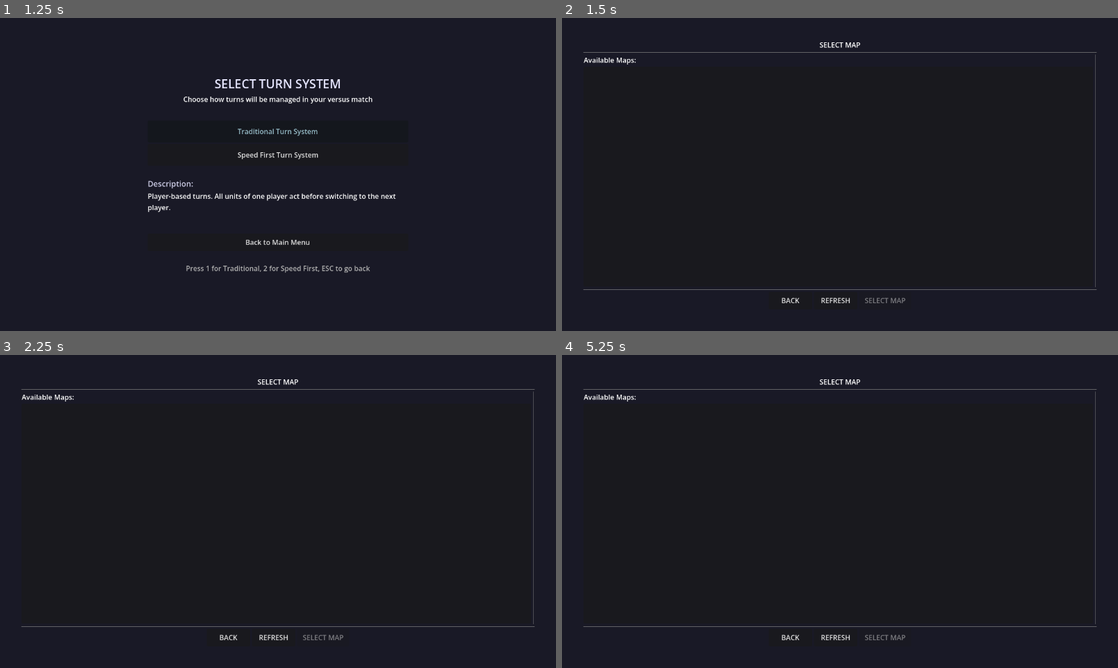
Above: before the commit, frames 1-4 (two rows, left to right).
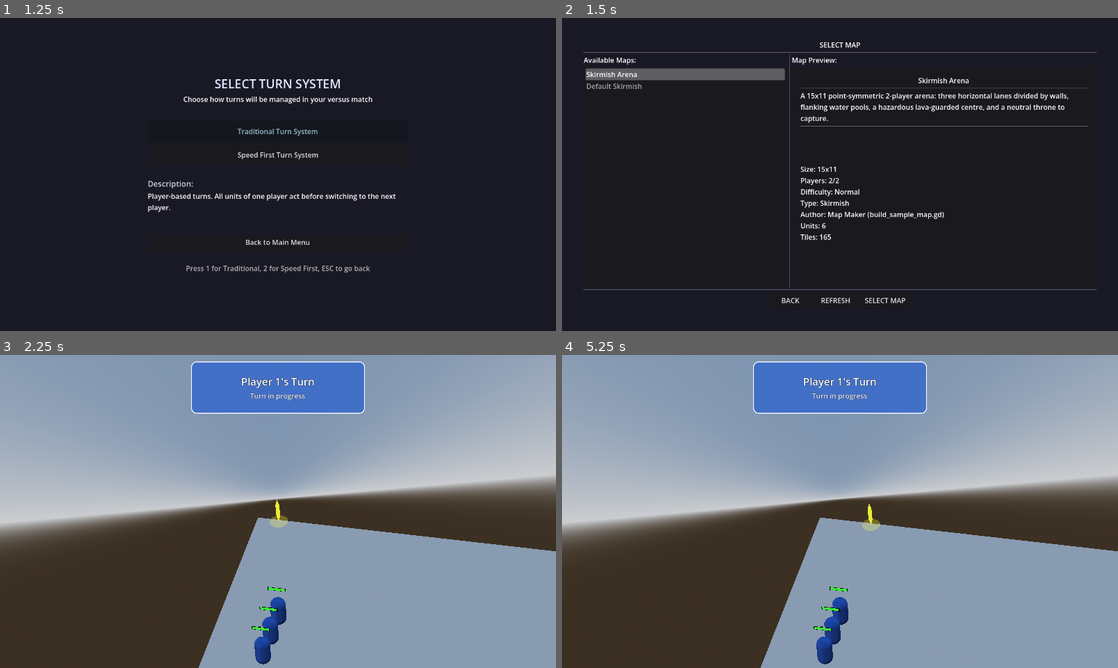
Above: after the commit, the same moments.

Repository: K-ennethA/Conquest
Game: Godot game, scene res://menus/MainMenu.tscn
Same seed, same stepped clock (60 frames per second), same inputs: the game is played once before the commit and once after it.
Inputs (mouse positions are in pixels of both pictures, inside the frame that each line leads up to):
- Up to frame 1 (1.25 s): click "Single Player" at 0.5 s
- Up to frame 2 (1.5 s): click "Traditional Turn System" at 1.25 s
- Up to frame 3 (2.25 s): click (322, 636) at 2 s, where only the run after the commit has a clickable "SELECT MAP"
- Up to frame 4 (5.25 s): click (834, 636) at 2.75 s, where only the run before the commit has a clickable "REFRESH"; click (789, 636) at 3.5 s, where only the run before the commit has a clickable "BACK"; click (840, 492) at 4.25 s, where only the run before the commit has a clickable "Speed First Turn System"; tap Enter (ui_accept) at 5 s; move the mouse to (962, 495) at 5.02 s; hold Right (ui_right) from 5.03 s (still down); hold Shift from 5.03 s (still down); click (962, 495) at 5.17 s

Frame 1 is identical in both runs. In frame 2, 3.8% of the frame differs, in the area x 4-96%, y 11-92%; in frame 3, 100%, in the area x 0-100%, y 0-100%; in frame 4, 100%.

Commit message:
Fix core play flow: map selection lists maps; clean game start
- MapSelection.gd: @onready node paths were missing the MainContainer level, so
  map_list resolved to null and no maps appeared. Fixed all 5 paths.
- GameWorld.tscn: removed 11 embedded test/debug nodes that ran on ready and
  grabbed references to hardcoded units the map loader then frees, causing
  previously-freed errors during turn/player setup.

Verified headless: 25 tiles, 6 units, 2 players, Turn 1 started, zero errors.

Co-Authored-By: Claude Opus 4.8 <noreply@anthropic.com>

Diff:
--- a/game/world/GameWorld.tscn
+++ b/game/world/GameWorld.tscn
@@ -54,42 +54,9 @@
 [node name="MapGridVisualizer" type="Node" parent="."]
 script = "res://game/visuals/MapGridVisualizer.gd"
 
-[node name="MovementSystemTest" type="Node" parent="."]
-script = ExtResource("16")
-
-[node name="DebugMovementRange" type="Node" parent="."]
-script = ExtResource("18")
-
-[node name="TacticalOverlayTest" type="Node" parent="."]
-script = "res://dev_scripts/test_tactical_overlay_system.gd"
-
-[node name="OverlayVisibilityTest" type="Node" parent="."]
-script = "res://dev_scripts/test_overlay_visibility.gd"
-
-[node name="OverlaySystemDebug" type="Node" parent="."]
-script = "res://dev_scripts/debug_overlay_system.gd"
-
-[node name="GameWorldTest" type="Node" parent="."]
-script = ExtResource("7")
-
-[node name="PlayerManagementTest" type="Node" parent="."]
-script = ExtResource("9")
-
-[node name="TurnSystemTest" type="Node" parent="."]
-script = ExtResource("11")
-
 [node name="UI" type="CanvasLayer" parent="."]
 
 [node name="GameUILayout" parent="UI" instance=ExtResource("17")]
-
-[node name="GridBorderTest" type="Node" parent="."]
-script = "res://dev_scripts/test_grid_border_lines.gd"
-
-[node name="SimpleGridDebug" type="Node" parent="."]
-script = "res://dev_scripts/debug_grid_lines_simple.gd"
-
-[node name="MapGridExistenceTest" type="Node" parent="."]
-script = "res://dev_scripts/test_mapgrid_existence.gd"
 
 [node name="Map" type="Node3D" parent="."]
 script = ExtResource("1")
--- a/menus/MapSelection.gd
+++ b/menus/MapSelection.gd
@@ -8,11 +8,11 @@
 signal back_pressed()
 
 # UI Elements
-@onready var map_list: ItemList = $VBoxContainer/MapListContainer/MapList
-@onready var map_preview_container: Control = $VBoxContainer/MapPreviewContainer
-@onready var map_name_label: Label = $VBoxContainer/MapPreviewContainer/MapInfoPanel/VBoxContainer/MapNameLabel
-@onready var map_description_label: Label = $VBoxContainer/MapPreviewContainer/MapInfoPanel/VBoxContainer/MapDescriptionLabel
-@onready var map_details_label: Label = $VBoxContainer/MapPreviewContainer/MapInfoPanel/VBoxContainer/MapDetailsLabel
+@onready var map_list: ItemList = $VBoxContainer/MainContainer/MapListContainer/MapList
+@onready var map_preview_container: Control = $VBoxContainer/MainContainer/MapPreviewContainer
+@onready var map_name_label: Label = $VBoxContainer/MainContainer/MapPreviewContainer/MapInfoPanel/VBoxContainer/MapNameLabel
+@onready var map_description_label: Label = $VBoxContainer/MainContainer/MapPreviewContainer/MapInfoPanel/VBoxContainer/MapDescriptionLabel
+@onready var map_details_label: Label = $VBoxContainer/MainContainer/MapPreviewContainer/MapInfoPanel/VBoxContainer/MapDetailsLabel
 @onready var select_button: Button = $VBoxContainer/ButtonContainer/SelectButton
 @onready var back_button: Button = $VBoxContainer/ButtonContainer/BackButton
 @onready var refresh_button: Button = $VBoxContainer/ButtonContainer/RefreshButton
